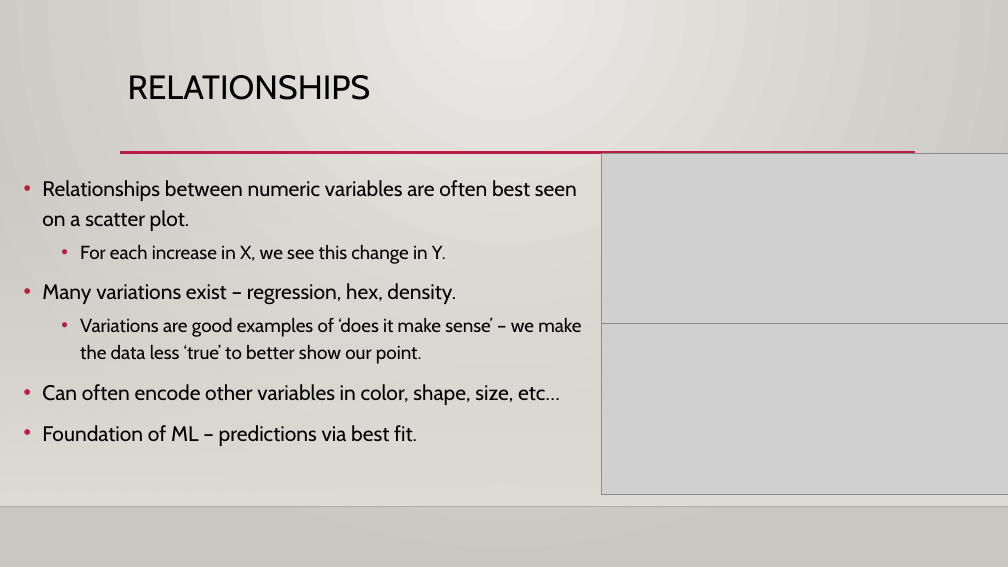
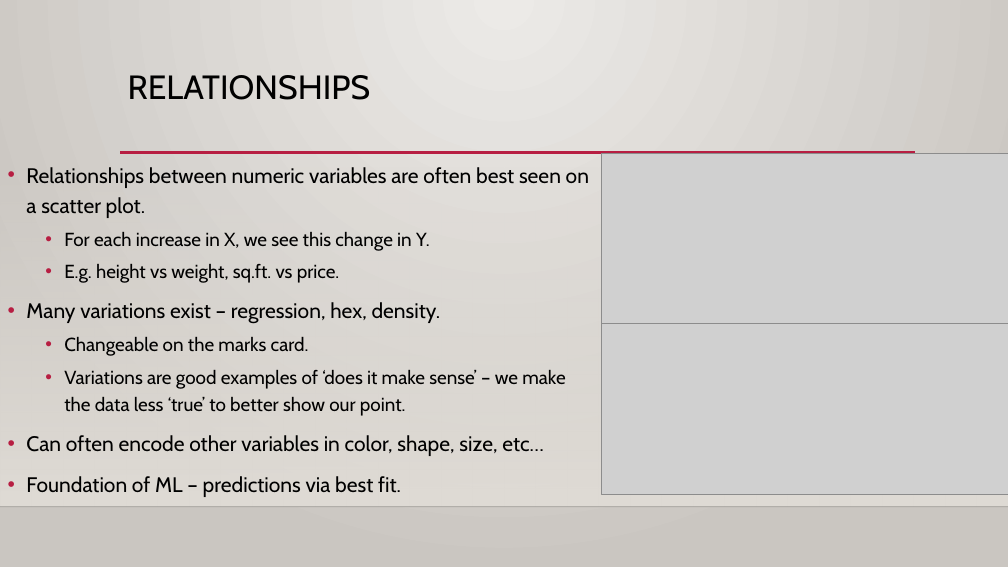
Before and after one commit to AkeemSemper/ml_datasets, a slide deck: slide 27 of slides/chapter_5.pptx (slide 25 before the commit). Drawn at 1008x567 pixels with LibreOffice and Linux fonts; fonts in the diff are those of the drawing; grey boxes stand for pictures; background and template pictures are left out. Boxes give left, top, right and bottom in pixels: in the first picture for what was removed or moved away, otherwise in the second. Text is boxed around its words. In the diff, an @@ line names an element or a change of style, - is before the commit and + after.

```diff
--- a/slides/chapter_5.pptx
+++ b/slides/chapter_5.pptx
@@ text "Relationships between numeric variables are ...": place and size @@
-text "Relationships between numeric variables are ..." at <box>42,180,581,446</box>
+text "Relationships between numeric variables are ..." at <box>26,167,589,497</box>
@@ text at <box>64,264,340,283</box>: paragraph added @@
+  • E.g. height vs weight, sq.ft. vs price.
@@ text at <box>64,337,309,356</box>: paragraph added @@
+  • Changeable on the marks card.
```
Also in this commit, not shown: 14 other slides changed, 2 slides added, 1 slide removed.
